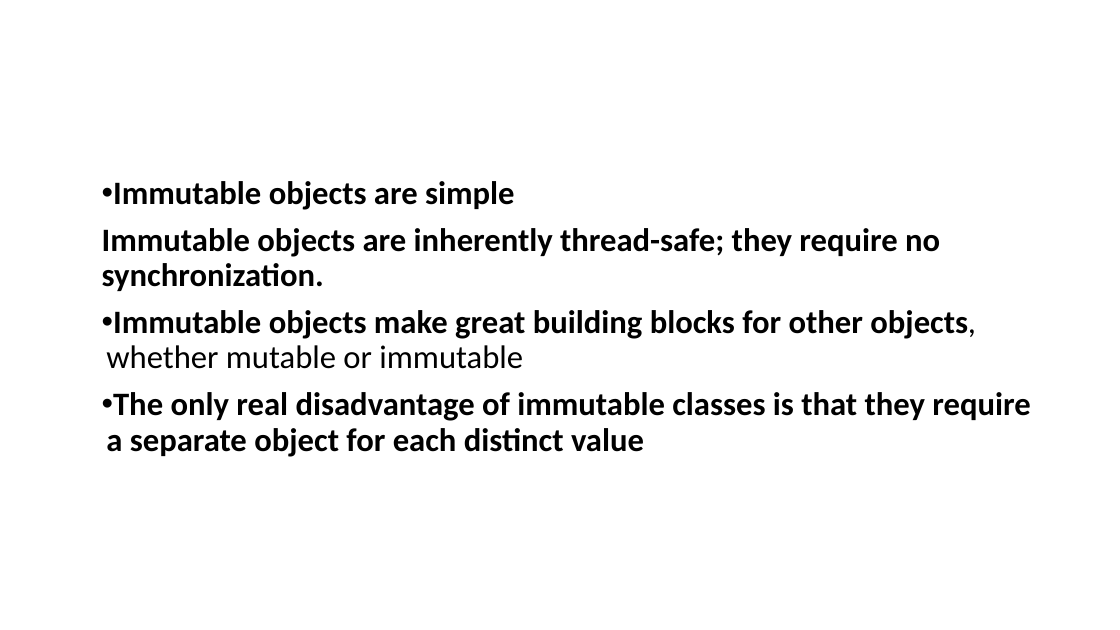
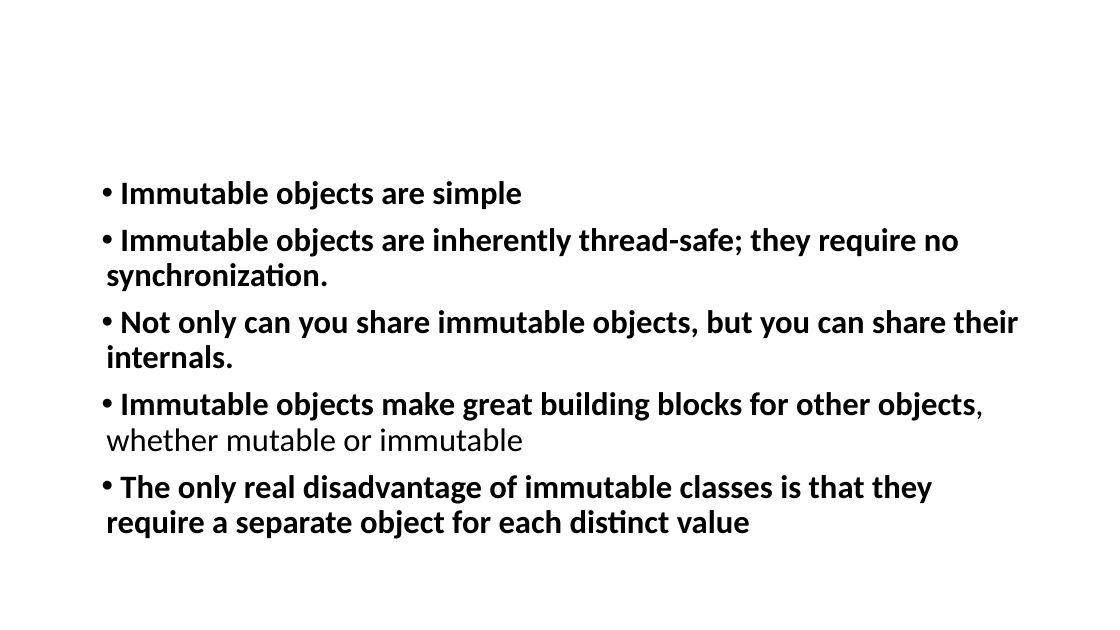
Before and after one commit to javamaster-llc/effective-java-examples-master, a slide deck: slide 23 of Study of Effective Java™.pptx. Drawn at 1120x630 pixels with LibreOffice and Linux fonts; fonts in the diff are those of the drawing. Boxes give left, top, right and bottom in pixels: in the first picture for what was removed or moved away, otherwise in the second. Text is boxed around its words. In the diff, an @@ line names an element or a change of style, - is before the commit and + after.

Commit message:
modified file

```diff
--- a/Study of Effective Java™.pptx
+++ b/Study of Effective Java™.pptx
@@ text at (106,228,959,291): bullet none to • @@
@@ text at (106,310,1019,369): paragraph added @@
+• Not only can you share immutable objects, but you can share their internals.
```
Also in this commit, not shown: 1 slide added.
